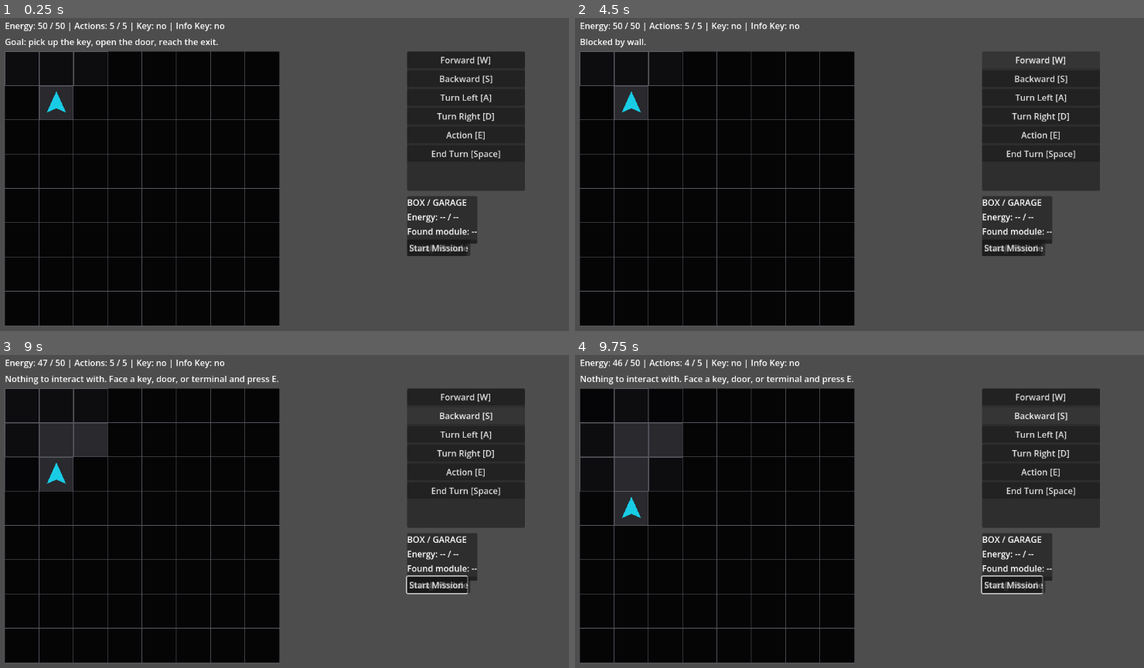
Above: before the commit, frames 1-4 (two rows, left to right).
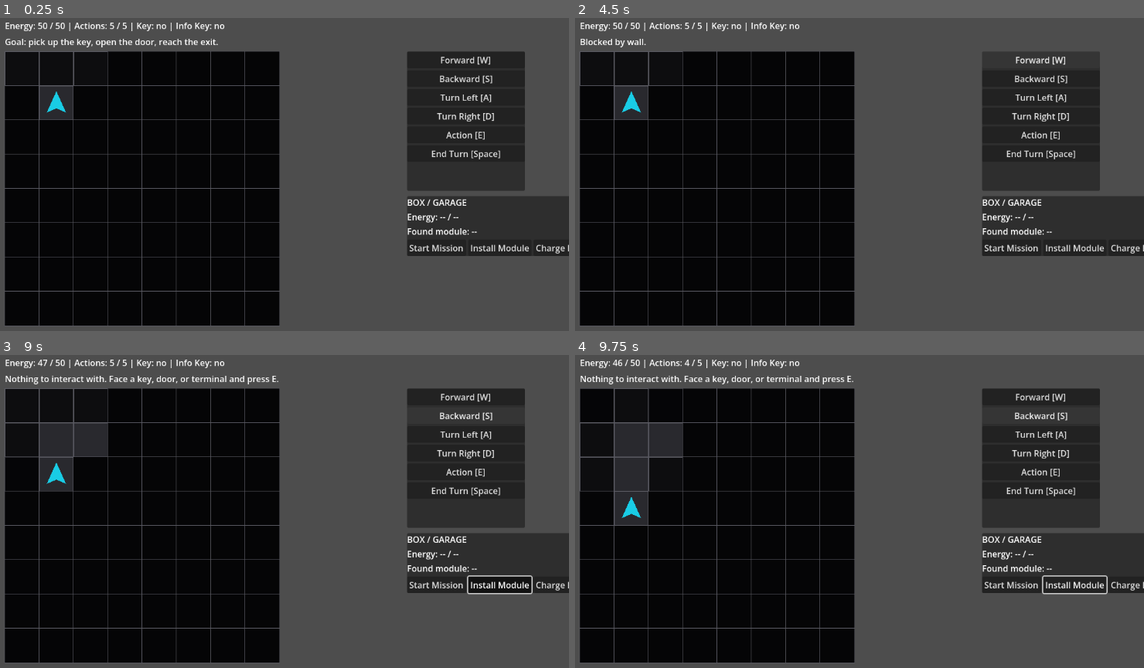
Above: after the commit, the same moments.

Repository: JUSTConnect/bibop
Game: Godot game, scene res://scenes/main.tscn
Two runs of this game, one before a commit and one after it. Both use one fixed random seed, a clock stepped at 60 frames per second and the inputs below.
Inputs (mouse positions are in pixels of both pictures, inside the frame that each line leads up to):
- Up to frame 1 (0.25 s): no input
- Up to frame 2 (4.5 s): click (1018, 240) at 0.52 s; click "Charge Bipob" at 1.25 s; click "Install Module" at 2 s; click "Start Mission" at 2.75 s; click "Start Mission" at 3.5 s; click "Forward [W]" at 4.25 s
- Up to frame 3 (9 s): click "Turn Left [A]" at 5 s; click "Turn Right [D]" at 5.75 s; click "Action [E]" at 6.5 s; click "End Turn [Space]" at 7.25 s; click "Backward [S]" at 8 s; tap E (interact) at 8.75 s; hold Right (turn_right) from 8.78 s (still down); hold Space (end_turn) from 8.78 s (still down)
- Up to frame 4 (9.75 s): tap E (interact) at 9.5, 9.6 s; release Right (turn_right) at 9.53 s; release Space (end_turn) at 9.53 s; hold Down (move_backward) from 9.53 s (still down)

The runs differ from the first frame. In frame 1, 3.1% of the frame differs, in the area x 72-100%, y 57-77%; in frame 2, 3.1%; in frame 3, 3.3%, in the area x 71-100%, y 57-77%; in frame 4, 3.3%.

Commit message:
Update BoxScreen.tscn

Diff:
--- a/scenes/UI/BoxScreen.tscn
+++ b/scenes/UI/BoxScreen.tscn
@@ -2,49 +2,36 @@
 
 [node name="BoxScreen" type="Node2D" unique_id=1571028708]
 
-[node name="BoxScreen" type="Control" parent="." unique_id=1137832857]
-layout_mode = 3
-anchors_preset = 0
-offset_right = 40.0
-offset_bottom = 40.0
+[node name="PanelContainer" type="PanelContainer" parent="." unique_id=1659657421]
+offset_right = 131.0
+offset_bottom = 89.0
 
-[node name="PanelContainer" type="PanelContainer" parent="BoxScreen" unique_id=1659657421]
-layout_mode = 0
-offset_right = 40.0
-offset_bottom = 40.0
-
-[node name="VBoxContainer" type="VBoxContainer" parent="BoxScreen/PanelContainer" unique_id=975780276]
+[node name="VBoxContainer" type="VBoxContainer" parent="PanelContainer" unique_id=975780276]
 layout_mode = 2
 
-[node name="TitleLabel" type="Label" parent="BoxScreen/PanelContainer/VBoxContainer" unique_id=108188828]
+[node name="TitleLabel" type="Label" parent="PanelContainer/VBoxContainer" unique_id=108188828]
 layout_mode = 2
 text = "BOX / GARAGE"
 
-[node name="StatusLabel" type="Label" parent="BoxScreen/PanelContainer/VBoxContainer" unique_id=1272822651]
+[node name="StatusLabel" type="Label" parent="PanelContainer/VBoxContainer" unique_id=1272822651]
 layout_mode = 2
 text = "Energy: -- / --"
 
-[node name="ModuleLabel" type="Label" parent="BoxScreen/PanelContainer/VBoxContainer" unique_id=1625101956]
+[node name="ModuleLabel" type="Label" parent="PanelContainer/VBoxContainer" unique_id=1625101956]
 layout_mode = 2
 text = "Found module: --"
 
-[node name="ButtonRow" type="Button" parent="BoxScreen/PanelContainer/VBoxContainer" unique_id=340598437]
+[node name="ButtonRow" type="HBoxContainer" parent="PanelContainer/VBoxContainer" unique_id=34428349]
 layout_mode = 2
 
-[node name="ChargeButton" type="Button" parent="BoxScreen/PanelContainer/VBoxContainer/ButtonRow" unique_id=534904530]
-layout_mode = 0
-offset_right = 8.0
-offset_bottom = 8.0
-text = "Charge Bipob"
+[node name="StartMissionButton" type="Button" parent="PanelContainer/VBoxContainer/ButtonRow" unique_id=996787262]
+layout_mode = 2
+text = "Start Mission"
 
-[node name="InstallModuleButton" type="Button" parent="BoxScreen/PanelContainer/VBoxContainer/ButtonRow" unique_id=115772681]
-layout_mode = 0
-offset_right = 8.0
-offset_bottom = 8.0
+[node name="InstallModuleButton" type="Button" parent="PanelContainer/VBoxContainer/ButtonRow" unique_id=115772681]
+layout_mode = 2
 text = "Install Module"
 
-[node name="StartMissionButton" type="Button" parent="BoxScreen/PanelContainer/VBoxContainer/ButtonRow" unique_id=996787262]
-layout_mode = 0
-offset_right = 8.0
-offset_bottom = 8.0
-text = "Start Mission"
+[node name="ChargeButton" type="Button" parent="PanelContainer/VBoxContainer/ButtonRow" unique_id=534904530]
+layout_mode = 2
+text = "Charge Bipob"
